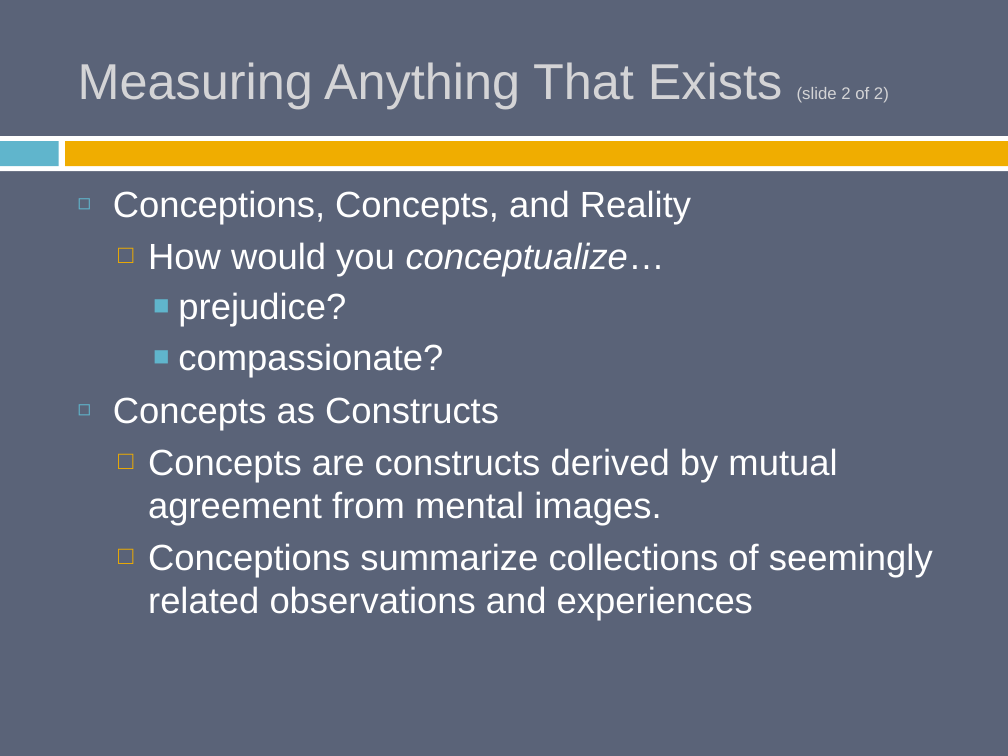
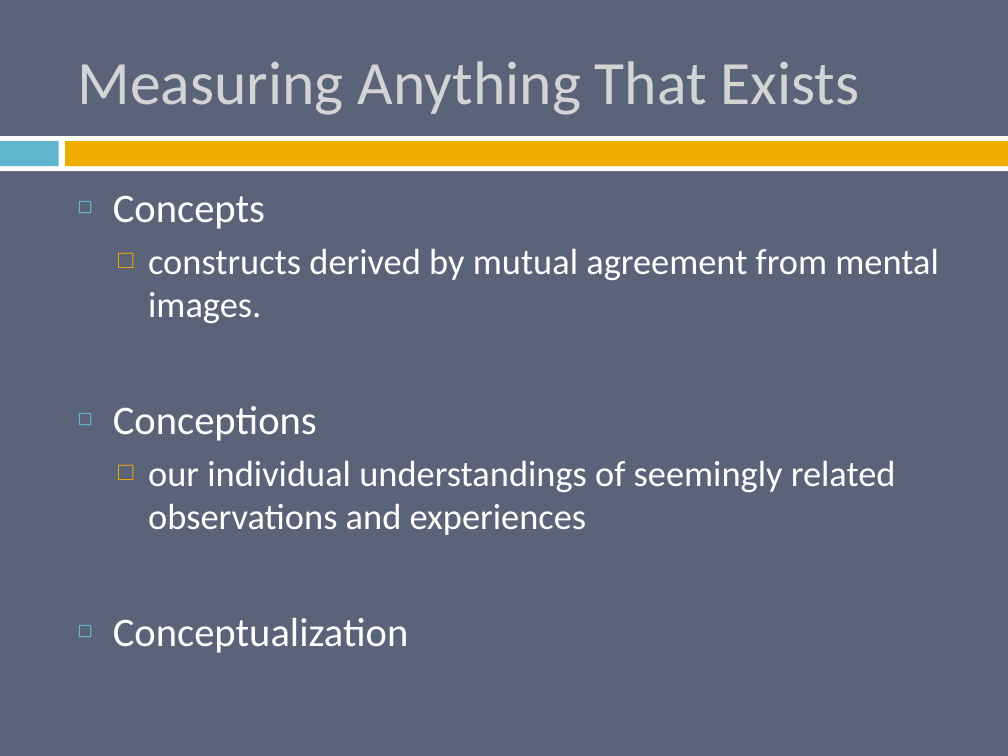
Before and after one commit to burrelvannjr/methods_csuf, a slide deck: slide 7 of ppts/Chapter 5 Slides.pptx (slide 4 before the commit). Drawn at 1008x756 pixels with LibreOffice and Linux fonts; fonts in the diff are those of the drawing. Boxes give left, top, right and bottom in pixels: in the first picture for what was removed or moved away, otherwise in the second. Text is boxed around its words. In the diff, an @@ line names an element or a change of style, - is before the commit and + after.

```diff
--- a/ppts/Chapter 5 Slides.pptx
+++ b/ppts/Chapter 5 Slides.pptx
@@ title at [78, 61, 860, 115]: text changed; size 36 to 44 pt; font Arial to Calibri @@
-Measuring Anything That Exists (slide 2 of 2)
+Measuring Anything That Exists
@@ text at [113, 195, 939, 653]: text changed; font Arial to Calibri @@
-◻ Conceptions, Concepts, and Reality
-  □ How would you conceptualize…
-    ■ prejudice?
-    ■ compassionate?
-◻ Concepts as Constructs
-  □ Concepts are constructs derived by mutual agreement from mental images.
-  □ Conceptions summarize collections of seemingly related observations and experiences
+◻ Concepts
+  □ constructs derived by mutual agreement from mental images.
+◻ Conceptions
+  □ our individual understandings of seemingly related observations and experiences
+◻ Conceptualization
```
Also in this commit, not shown: 26 other slides changed, 18 slides added, 2 slides removed, 67 other files.
